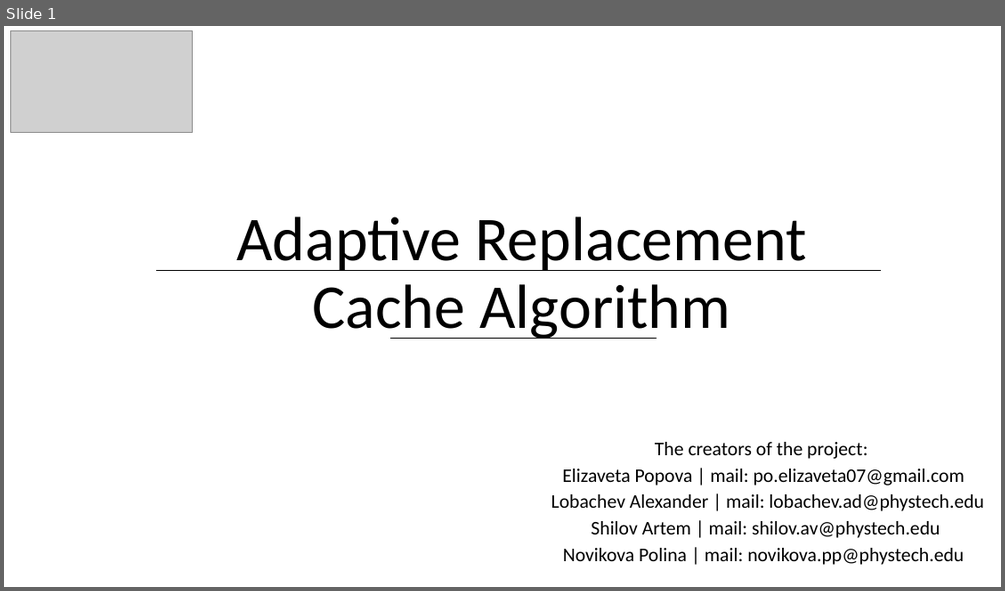
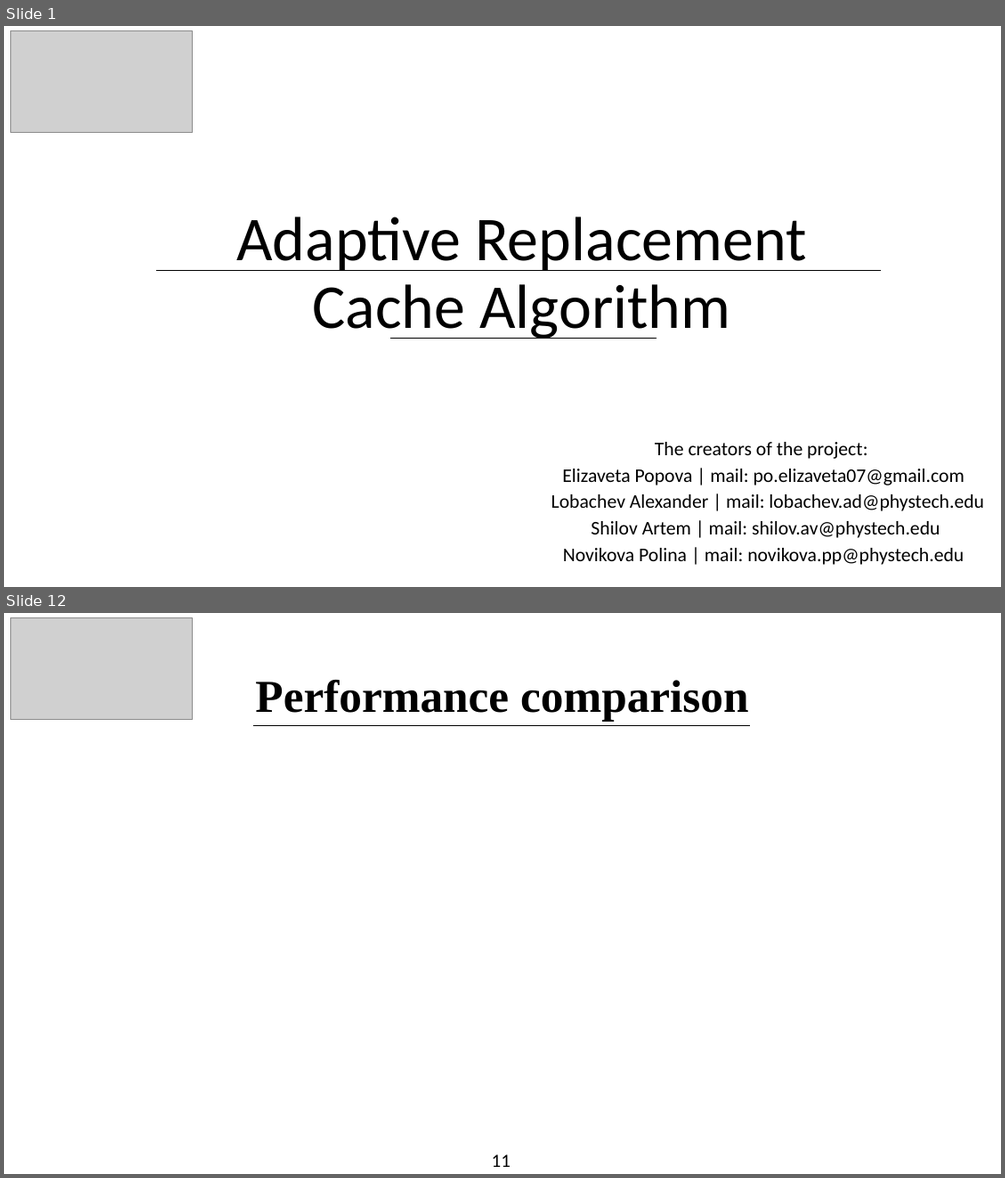
Before and after one commit to Asterialka/Arc-Cash-General, a slide deck: Adaptive Replacement Cache Algorithm.pptx. Shown one above the other, each under a label of ours: slide 1 before the commit, slides 1 and 12 after it; the slides between them are not shown. The pictures are 1005x591 and 1005x1178 pixels, drawn with LibreOffice and Linux fonts; fonts in the diff are those of the drawing; grey boxes stand for pictures. Boxes give left, top, right and bottom in pixels: in the first picture for what was removed or moved away, otherwise in the second. Text is boxed around its words. In the diff, an @@ line names an element or a change of style, - is before the commit and + after.

```diff
--- a/Adaptive Replacement Cache Algorithm.pptx
+++ b/Adaptive Replacement Cache Algorithm.pptx
@@ slide 12 added at [4, 613, 1001, 1174], background #FFFFFF @@
@@ picture added at [11, 618, 193, 720] @@
@@ title added at [255, 680, 749, 721], 44 pt, text #000000, bold @@
+Performance comparison
@@ line added from (253, 726) to (751, 726), #000000 1 pt @@
@@ text added at [492, 1154, 510, 1167], 18 pt, text #000000 @@
+11
```
Also in this commit, not shown: 7 slides changed, 3 other slides added, 1 slide removed.
